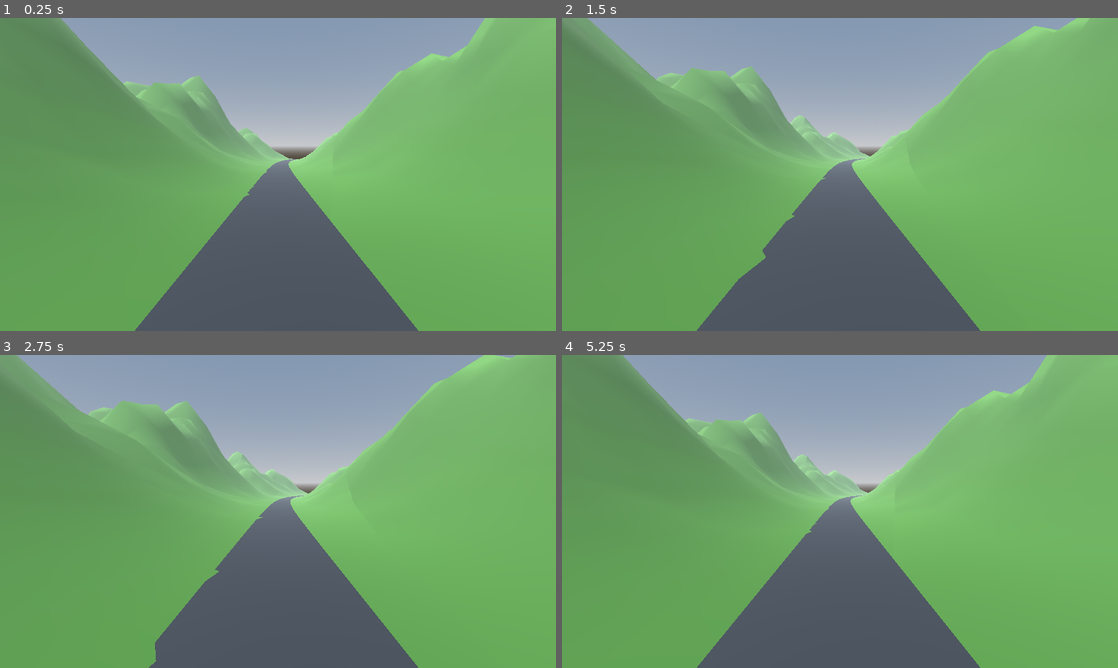
Above: before the commit, frames 1-4 (two rows, left to right).
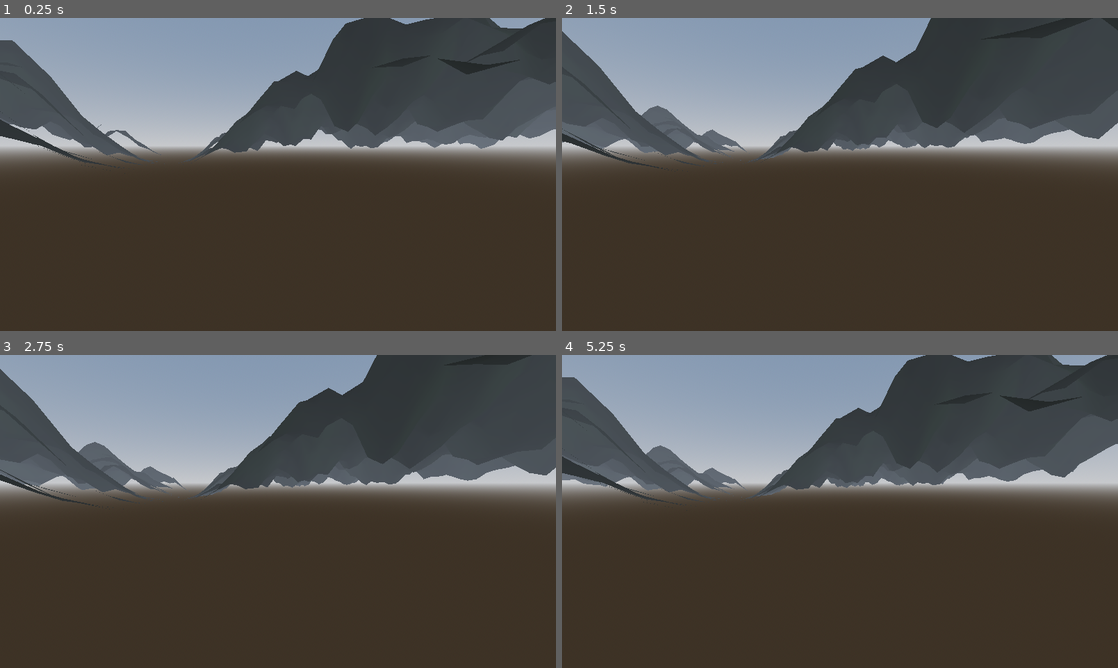
Above: after the commit, the same moments.

Repository: santiagogd2513-cpu/Ventoy-Android
Game: Godot game, scene res://world.tscn
Same seed, same stepped clock (60 frames per second), same inputs: the game is played once before the commit and once after it.
Inputs (mouse positions are in pixels of both pictures, inside the frame that each line leads up to):
- Up to frame 1 (0.25 s): no input
- Up to frame 2 (1.5 s): tap Enter at 0.5 s; move the mouse to (962, 158) at 0.52 s; hold Up (ui_up) 0.53-1.28 s; click (962, 158) at 0.67 s; move the mouse to (728, 190) at 1.27 s; hold Down (ui_down) from 1.28 s (still down)
- Up to frame 3 (2.75 s): move the mouse to (333, 442) at 2.02 s; release Down (ui_down) at 2.03 s; hold Up (ui_up) from 2.03 s (still down)
- Up to frame 4 (5.25 s): move the mouse to (812, 574) at 2.77 s; click (812, 574) at 2.92 s; move the mouse to (1006, 558) at 3.52 s; release Up (ui_up) at 3.53 s; hold Down (ui_down) from 3.53 s (still down); move the mouse to (673, 464) at 4.27 s; move the mouse to (867, 511) at 5.02 s; click (867, 511) at 5.17 s

The runs differ from the first frame. In frame 1, 90% of the frame differs, in the area x 0-100%, y 0-100%; in frame 2, 89%; in frame 3, 89%; in frame 4, 90%.

Commit message:
Fix terrain winding and camera heading; clarify integer types

Diff:
--- a/Colombia2015/world.gd
+++ b/Colombia2015/world.gd
@@ -45,8 +45,10 @@
 	st.begin(Mesh.PRIMITIVE_TRIANGLES)
 	for v in vertices:
 		st.add_vertex(v)
-	for i in indices:
-		st.add_index(i)
+	for i in range(0, indices.size(), 3):
+		st.add_index(indices[i])
+		st.add_index(indices[i + 2])
+		st.add_index(indices[i + 1])
 	st.generate_normals()
 	var node := MeshInstance3D.new()
 	node.mesh = st.commit()
@@ -56,7 +58,7 @@
 	var root := Node3D.new()
 	var vertices := PackedVector3Array()
 	var indices := PackedInt32Array()
-	var n := TILE / STEP
+	var n: int = TILE / STEP
 	for j in range(n + 1):
 		for i in range(n + 1):
 			var x := float(key.x * TILE + i * STEP)
@@ -76,7 +78,7 @@
 			for side in [-1,1]:
 				rv.append(Vector3(x + side * 4.0, elevation(x,z) + 0.25,z))
 			if j > 0:
-				var a := (j-1)*2
+				var a: int = (j-1)*2
 				ri.append_array(PackedInt32Array([a,a+1,a+2,a+1,a+3,a+2]))
 		if key.x == 0:
 			root.add_child(mesh_from(rv,ri,road_material))
@@ -101,7 +103,7 @@
 	camera.position.z += speed * 24.0 * delta
 	camera.position.x = road_x(camera.position.z)
 	camera.position.y = elevation(camera.position.x,camera.position.z) + 5.0
-	camera.rotation.y = atan2(road_x(camera.position.z)-road_x(camera.position.z-10.0),10.0)
+	camera.rotation.y = -atan2(road_x(camera.position.z)-road_x(camera.position.z-10.0),10.0)
 	clock = fmod(clock + delta * 0.015,24.0)
 	sun.rotation_degrees = Vector3(-clock * 15.0 + 90.0,-35.0,0.0)
 	refresh()
